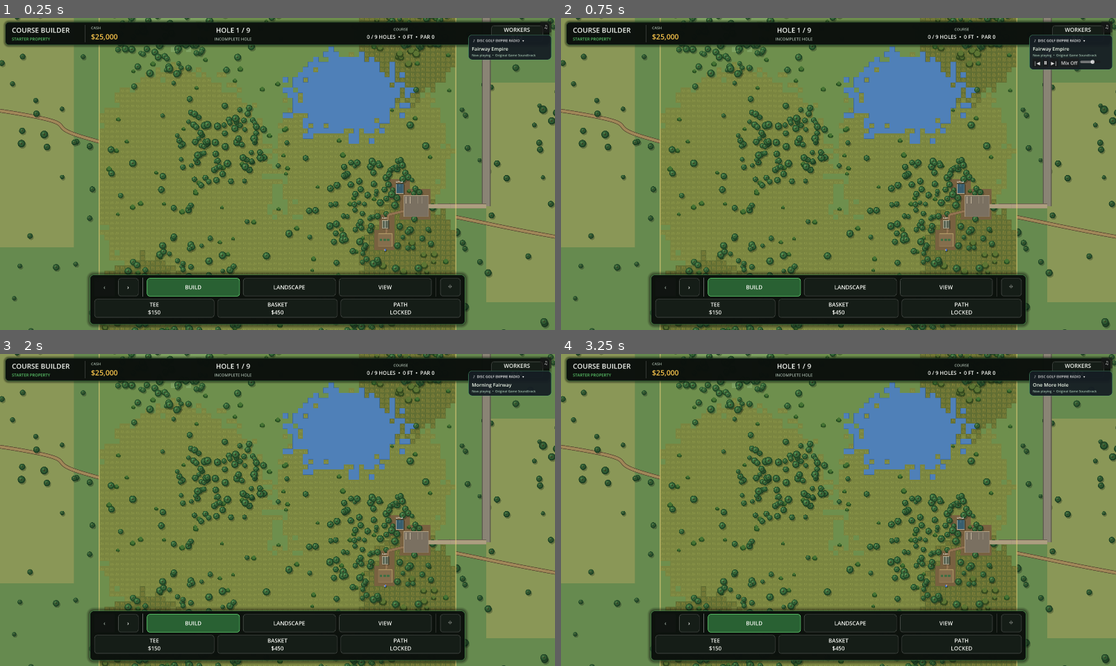
Above: before the commit, frames 1-4 (two rows, left to right).
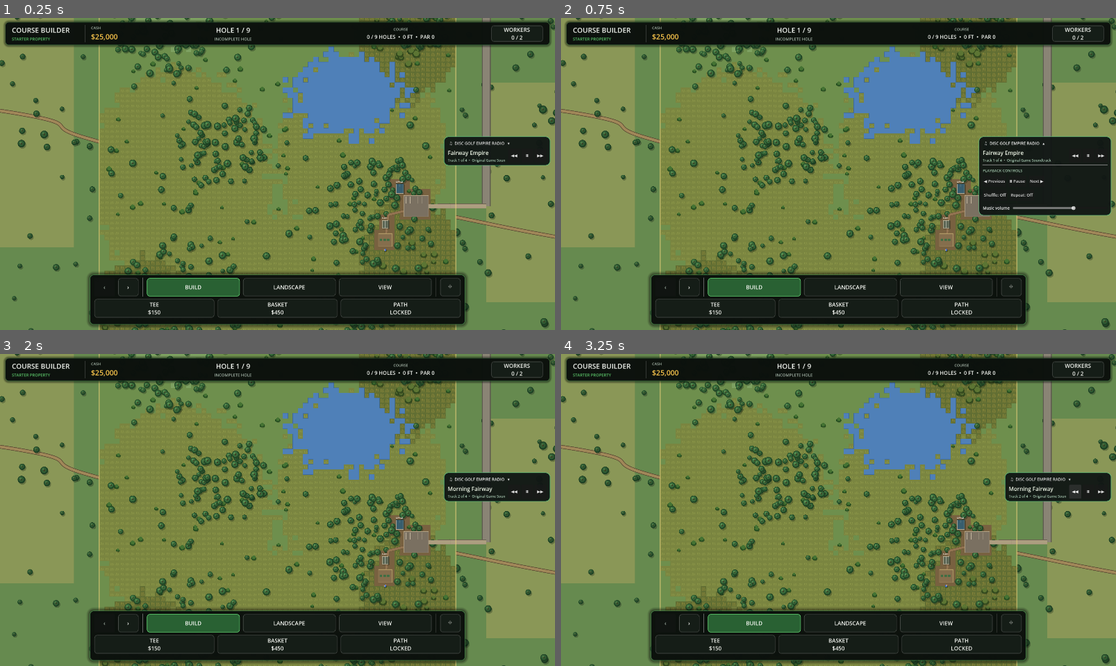
Above: after the commit, the same moments.

Repository: jmessierdg/disc-golf-empire
Game: Godot game, scene res://Main.tscn
The game is run twice, just before and just after one commit, with the same random seed, the same clock (stepped at 60 frames per second) and the same inputs.
Inputs (mouse positions are in pixels of both pictures, inside the frame that each line leads up to):
- Up to frame 1 (0.25 s): no input
- Up to frame 2 (0.75 s): click "♪ DISC GOLF EMPIRE RADIO ▾" (after the commit: "♫ DISC GOLF EMPIRE RADIO ▾") at 0.5 s
- Up to frame 3 (2 s): click "♪ DISC GOLF EMPIRE RADIO ▾" (after the commit: "♫ DISC GOLF EMPIRE RADIO ▴") at 1.25 s
- Up to frame 4 (3.25 s): click (1104, 363) at 2 s, where only the run before the commit has a clickable "♫"; click (1077, 491) at 2.75 s, where only the run after the commit has a clickable "◀◀"

The runs differ from the first frame. In frame 1, 2.7% of the frame differs, in the area x 79-100%, y 1-48%; in frame 2, 7.4%, in the area x 75-100%, y 1-64%; in frame 3, 2.7%; in frame 4, 2.7%.

Commit message:
Update radio_manager.gd

Diff:
--- a/radio_manager.gd
+++ b/radio_manager.gd
@@ -1,25 +1,28 @@
 # radio_manager.gd
-# Disc Golf Empire Radio - self-contained music player and mobile banner.
+# Disc Golf Empire Radio: persistent compact player and expandable controls.
 extends CanvasLayer
 
 const MUSIC_DIRECTORY := "res://music"
 const SETTINGS_FILE := "user://radio_settings.cfg"
-const BANNER_DURATION := 5.0
+const UI_SCALE := 1.15
 
 var tracks: Array[String] = []
 var current_index: int = -1
 var shuffle_enabled: bool = false
+var loop_enabled: bool = false
 var music_volume: float = 0.65
 var expanded: bool = false
 var player: AudioStreamPlayer
-var banner: PanelContainer
-var banner_label: Label
-var subtitle_label: Label
-var controls: HBoxContainer
-var play_button: Button
+var panel: PanelContainer
+var heading_button: Button
+var track_label: Label
+var details_label: Label
+var compact_play_button: Button
+var expanded_play_button: Button
 var shuffle_button: Button
+var loop_button: Button
 var volume_slider: HSlider
-var banner_timer: Timer
+var extra_controls: VBoxContainer
 var randomizer := RandomNumberGenerator.new()
 
 func _ready() -> void:
@@ -30,12 +33,13 @@
 	if not tracks.is_empty():
 		play_track(0)
 	else:
-		banner.visible = false
-		print("Disc Golf Empire Radio: Add MP3 or OGG files to res://music/ to enable music.")
+		track_label.text = "No music found"
+		details_label.text = "Add tracks to res://music/"
+	refresh_buttons()
 
 func load_playlist() -> void:
 	tracks.clear()
-	var directory := DirAccess.open(MUSIC_DIRECTORY)
+	var directory: DirAccess = DirAccess.open(MUSIC_DIRECTORY)
 	if directory == null:
 		return
 	directory.list_dir_begin()
@@ -58,142 +62,166 @@
 	add_child(player)
 	update_volume()
 
-	banner_timer = Timer.new()
-	banner_timer.one_shot = true
-	banner_timer.wait_time = BANNER_DURATION
-	banner_timer.timeout.connect(_on_banner_timeout)
-	add_child(banner_timer)
-
-	var root := Control.new()
-	root.name = "RadioOverlay"
-	root.set_anchors_and_offsets_preset(Control.PRESET_FULL_RECT)
-	root.mouse_filter = Control.MOUSE_FILTER_IGNORE
-	add_child(root)
-
-	banner = PanelContainer.new()
-	banner.name = "NowPlayingBanner"
-	banner.set_anchors_preset(Control.PRESET_TOP_RIGHT)
-	banner.anchor_left = 1.0
-	banner.anchor_right = 1.0
-	banner.offset_left = -300.0
-	banner.offset_right = -12.0
-	banner.offset_top = 58.0
-	banner.offset_bottom = 138.0
-	banner.custom_minimum_size = Vector2(288.0, 78.0)
-	banner.mouse_filter = Control.MOUSE_FILTER_STOP
-	root.add_child(banner)
+	var overlay := Control.new()
+	overlay.name = "RadioOverlay"
+	overlay.set_anchors_and_offsets_preset(Control.PRESET_FULL_RECT)
+	overlay.mouse_filter = Control.MOUSE_FILTER_IGNORE
+	add_child(overlay)
+
+	# Right edge, around the middle of the screen: clear of the top HUD.
+	panel = PanelContainer.new()
+	panel.name = "PersistentRadio"
+	panel.anchor_left = 1.0
+	panel.anchor_right = 1.0
+	panel.anchor_top = 0.38
+	panel.anchor_bottom = 0.38
+	panel.offset_left = -385.0
+	panel.offset_right = -16.0
+	panel.offset_top = 0.0
+	panel.offset_bottom = 98.0
+	panel.custom_minimum_size = Vector2(369.0, 98.0)
+	panel.mouse_filter = Control.MOUSE_FILTER_STOP
+	overlay.add_child(panel)
 
 	var style := StyleBoxFlat.new()
-	style.bg_color = Color(0.085, 0.115, 0.14, 0.94)
-	style.border_color = Color(0.34, 0.70, 0.49, 0.85)
-	style.set_border_width_all(1)
-	style.set_corner_radius_all(13)
-	style.content_margin_left = 12
-	style.content_margin_right = 12
-	style.content_margin_top = 8
-	style.content_margin_bottom = 8
-	banner.add_theme_stylebox_override("panel", style)
+	style.bg_color = Color(0.065, 0.09, 0.08, 0.96)
+	style.border_color = Color(0.35, 0.74, 0.49, 0.9)
+	style.set_border_width_all(2)
+	style.set_corner_radius_all(16)
+	style.content_margin_left = 14
+	style.content_margin_right = 14
+	style.content_margin_top = 10
+	style.content_margin_bottom = 10
+	panel.add_theme_stylebox_override("panel", style)
 
 	var stack := VBoxContainer.new()
-	stack.add_theme_constant_override("separation", 3)
-	banner.add_child(stack)
-
-	var heading := Button.new()
-	heading.text = "♪  DISC GOLF EMPIRE RADIO   ▾"
-	heading.alignment = HORIZONTAL_ALIGNMENT_LEFT
-	heading.flat = true
-	heading.add_theme_font_size_override("font_size", 12)
-	heading.pressed.connect(toggle_expanded)
-	stack.add_child(heading)
-
-	banner_label = Label.new()
-	banner_label.text = "Now Playing"
-	banner_label.add_theme_font_size_override("font_size", 17)
-	banner_label.add_theme_color_override("font_color", Color(0.94, 0.98, 0.92))
-	stack.add_child(banner_label)
-
-	subtitle_label = Label.new()
-	subtitle_label.text = "Original Game Soundtrack"
-	subtitle_label.add_theme_font_size_override("font_size", 11)
-	subtitle_label.add_theme_color_override("font_color", Color(0.65, 0.78, 0.70))
-	stack.add_child(subtitle_label)
-
-	controls = HBoxContainer.new()
-	controls.visible = false
-	controls.add_theme_constant_override("separation", 5)
-	stack.add_child(controls)
-
-	var previous_button := Button.new()
-	previous_button.text = "|◀"
-	previous_button.pressed.connect(previous_track)
-	controls.add_child(previous_button)
-
-	play_button = Button.new()
-	play_button.text = "Ⅱ"
-	play_button.pressed.connect(toggle_pause)
-	controls.add_child(play_button)
-
-	var next_button := Button.new()
-	next_button.text = "▶|"
-	next_button.pressed.connect(next_track)
-	controls.add_child(next_button)
-
-	shuffle_button = Button.new()
-	shuffle_button.text = "Mix On" if shuffle_enabled else "Mix Off"
-	shuffle_button.pressed.connect(toggle_shuffle)
-	controls.add_child(shuffle_button)
-
+	stack.add_theme_constant_override("separation", 5)
+	panel.add_child(stack)
+
+	heading_button = Button.new()
+	heading_button.text = "♫  DISC GOLF EMPIRE RADIO   ▾"
+	heading_button.flat = true
+	heading_button.alignment = HORIZONTAL_ALIGNMENT_LEFT
+	heading_button.add_theme_font_size_override("font_size", 14)
+	heading_button.pressed.connect(toggle_expanded)
+	stack.add_child(heading_button)
+
+	var main_row := HBoxContainer.new()
+	main_row.add_theme_constant_override("separation", 10)
+	stack.add_child(main_row)
+
+	var track_column := VBoxContainer.new()
+	track_column.size_flags_horizontal = Control.SIZE_EXPAND_FILL
+	main_row.add_child(track_column)
+
+	track_label = Label.new()
+	track_label.text = "Disc Golf Empire Radio"
+	track_label.clip_text = true
+	track_label.add_theme_font_size_override("font_size", 19)
+	track_label.add_theme_color_override("font_color", Color(0.95, 0.98, 0.92))
+	track_column.add_child(track_label)
+
+	details_label = Label.new()
+	details_label.text = "Original Game Soundtrack"
+	details_label.clip_text = true
+	details_label.add_theme_font_size_override("font_size", 12)
+	details_label.add_theme_color_override("font_color", Color(0.68, 0.81, 0.72))
+	track_column.add_child(details_label)
+
+	var mini_controls := HBoxContainer.new()
+	mini_controls.add_theme_constant_override("separation", 3)
+	main_row.add_child(mini_controls)
+	add_transport_button(mini_controls, "◀◀", previous_track)
+	compact_play_button = add_transport_button(mini_controls, "Ⅱ", toggle_pause)
+	add_transport_button(mini_controls, "▶▶", next_track)
+
+	extra_controls = VBoxContainer.new()
+	extra_controls.visible = false
+	extra_controls.add_theme_constant_override("separation", 9)
+	stack.add_child(extra_controls)
+
+	var separator := HSeparator.new()
+	extra_controls.add_child(separator)
+
+	var label := Label.new()
+	label.text = "PLAYBACK CONTROLS"
+	label.add_theme_font_size_override("font_size", 13)
+	label.add_theme_color_override("font_color", Color(0.66, 0.80, 0.70))
+	extra_controls.add_child(label)
+
+	var row := HBoxContainer.new()
+	row.add_theme_constant_override("separation", 8)
+	extra_controls.add_child(row)
+	add_transport_button(row, "◀ Previous", previous_track)
+	expanded_play_button = add_transport_button(row, "Ⅱ Pause", toggle_pause)
+	add_transport_button(row, "Next ▶", next_track)
+
+	var modes := HBoxContainer.new()
+	modes.add_theme_constant_override("separation", 8)
+	extra_controls.add_child(modes)
+	shuffle_button = add_transport_button(modes, "Shuffle: Off", toggle_shuffle)
+	loop_button = add_transport_button(modes, "Repeat: Off", toggle_loop)
+
+	var volume_row := HBoxContainer.new()
+	volume_row.add_theme_constant_override("separation", 10)
+	extra_controls.add_child(volume_row)
+	var volume_text := Label.new()
+	volume_text.text = "Music volume"
+	volume_text.add_theme_font_size_override("font_size", 14)
+	volume_row.add_child(volume_text)
 	volume_slider = HSlider.new()
-	volume_slider.custom_minimum_size = Vector2(70.0, 24.0)
+	volume_slider.custom_minimum_size = Vector2(180.0, 32.0)
+	volume_slider.size_flags_horizontal = Control.SIZE_EXPAND_FILL
 	volume_slider.min_value = 0.0
 	volume_slider.max_value = 1.0
 	volume_slider.step = 0.05
 	volume_slider.value = music_volume
 	volume_slider.value_changed.connect(set_music_volume)
-	controls.add_child(volume_slider)
-
-	# Persistent mini-radio tab lets the player reopen the controls at any time.
-	var tab := Button.new()
-	tab.name = "RadioTab"
-	tab.text = "♫"
-	tab.set_anchors_preset(Control.PRESET_TOP_RIGHT)
-	tab.anchor_left = 1.0
-	tab.anchor_right = 1.0
-	tab.offset_left = -51.0
-	tab.offset_right = -12.0
-	tab.offset_top = 12.0
-	tab.offset_bottom = 50.0
-	tab.pressed.connect(toggle_radio_visibility)
-	root.add_child(tab)
+	volume_row.add_child(volume_slider)
+
+func add_transport_button(parent: HBoxContainer, title: String, callback: Callable) -> Button:
+	var button := Button.new()
+	button.text = title
+	button.custom_minimum_size = Vector2(42.0, 39.0)
+	button.add_theme_font_size_override("font_size", 14)
+	button.pressed.connect(callback)
+	parent.add_child(button)
+	return button
+
+func toggle_expanded() -> void:
+	expanded = not expanded
+	extra_controls.visible = expanded
+	heading_button.text = "♫  DISC GOLF EMPIRE RADIO   ▴" if expanded else "♫  DISC GOLF EMPIRE RADIO   ▾"
+	panel.offset_left = -475.0 if expanded else -385.0
+	panel.custom_minimum_size.x = 459.0 if expanded else 369.0
 
 func play_track(index: int) -> void:
 	if tracks.is_empty():
 		return
-	current_index = posmod(index, tracks.size())
-	var stream_resource: Resource = load(tracks[current_index])
+	var next_index: int = posmod(index, tracks.size())
+	var stream_resource: Resource = load(tracks[next_index])
 	if not (stream_resource is AudioStream):
-		push_warning("Disc Golf Empire Radio: Unable to load " + tracks[current_index])
-		return
+		push_warning("Disc Golf Empire Radio: Unable to load " + tracks[next_index])
+		return
+	current_index = next_index
 	player.stream = stream_resource as AudioStream
 	player.stream_paused = false
 	player.play()
-	play_button.text = "Ⅱ"
-	var track_title: String = tracks[current_index].get_file().get_basename().replace("_", " ")
-	banner_label.text = track_title
-	subtitle_label.text = "Now playing  •  Original Game Soundtrack"
-	banner.visible = true
-	if not expanded:
-		banner_timer.start()
+	track_label.text = tracks[current_index].get_file().get_basename().replace("_", " ")
+	details_label.text = "Track %d of %d  •  Original Game Soundtrack" % [current_index + 1, tracks.size()]
+	refresh_buttons()
 
 func _on_track_finished() -> void:
-	next_track()
+	if loop_enabled:
+		play_track(current_index)
+	else:
+		next_track()
 
 func next_track() -> void:
 	if tracks.is_empty():
 		return
 	if shuffle_enabled and tracks.size() > 1:
-		var offset: int = randomizer.randi_range(1, tracks.size() - 1)
-		play_track(current_index + offset)
+		play_track(current_index + randomizer.randi_range(1, tracks.size() - 1))
 	else:
 		play_track(current_index + 1)
 
@@ -205,12 +233,28 @@
 	if player.stream == null:
 		return
 	player.stream_paused = not player.stream_paused
-	play_button.text = "▶" if player.stream_paused else "Ⅱ"
+	refresh_buttons()
 
 func toggle_shuffle() -> void:
 	shuffle_enabled = not shuffle_enabled
-	shuffle_button.text = "Mix On" if shuffle_enabled else "Mix Off"
+	refresh_buttons()
 	save_preferences()
+
+func toggle_loop() -> void:
+	loop_enabled = not loop_enabled
+	refresh_buttons()
+	save_preferences()
+
+func refresh_buttons() -> void:
+	var paused: bool = player != null and player.stream_paused
+	if compact_play_button != null:
+		compact_play_button.text = "▶" if paused else "Ⅱ"
+	if expanded_play_button != null:
+		expanded_play_button.text = "▶ Play" if paused else "Ⅱ Pause"
+	if shuffle_button != null:
+		shuffle_button.text = "Shuffle: On" if shuffle_enabled else "Shuffle: Off"
+	if loop_button != null:
+		loop_button.text = "Repeat: On" if loop_enabled else "Repeat: Off"
 
 func set_music_volume(value: float) -> void:
 	music_volume = clampf(value, 0.0, 1.0)
@@ -221,38 +265,16 @@
 	if player != null:
 		player.volume_db = linear_to_db(maxf(music_volume, 0.0001))
 
-func toggle_expanded() -> void:
-	expanded = not expanded
-	controls.visible = expanded
-	if expanded:
-		banner_timer.stop()
-		banner.visible = true
-	else:
-		banner_timer.start()
-
-func toggle_radio_visibility() -> void:
-	if not banner.visible:
-		banner.visible = true
-		expanded = true
-		controls.visible = true
-		banner_timer.stop()
-	else:
-		banner.visible = false
-		expanded = false
-		controls.visible = false
-
-func _on_banner_timeout() -> void:
-	if not expanded:
-		banner.visible = false
-
 func load_preferences() -> void:
 	var config := ConfigFile.new()
 	if config.load(SETTINGS_FILE) == OK:
-		music_volume = float(config.get_value("radio", "volume", 0.65))
+		music_volume = clampf(float(config.get_value("radio", "volume", 0.65)), 0.0, 1.0)
 		shuffle_enabled = bool(config.get_value("radio", "shuffle", false))
+		loop_enabled = bool(config.get_value("radio", "loop", false))
 
 func save_preferences() -> void:
 	var config := ConfigFile.new()
 	config.set_value("radio", "volume", music_volume)
 	config.set_value("radio", "shuffle", shuffle_enabled)
+	config.set_value("radio", "loop", loop_enabled)
 	config.save(SETTINGS_FILE)
